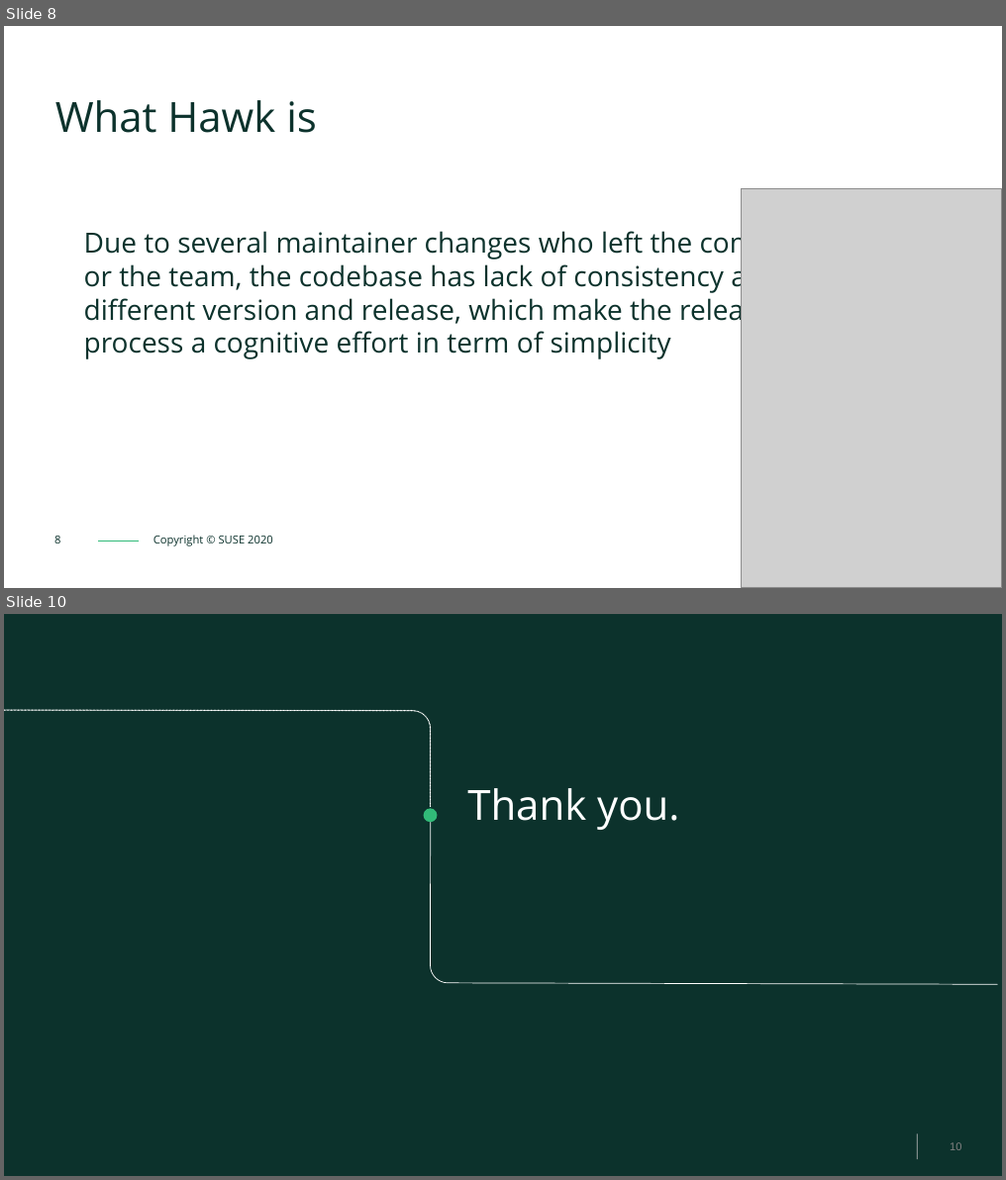
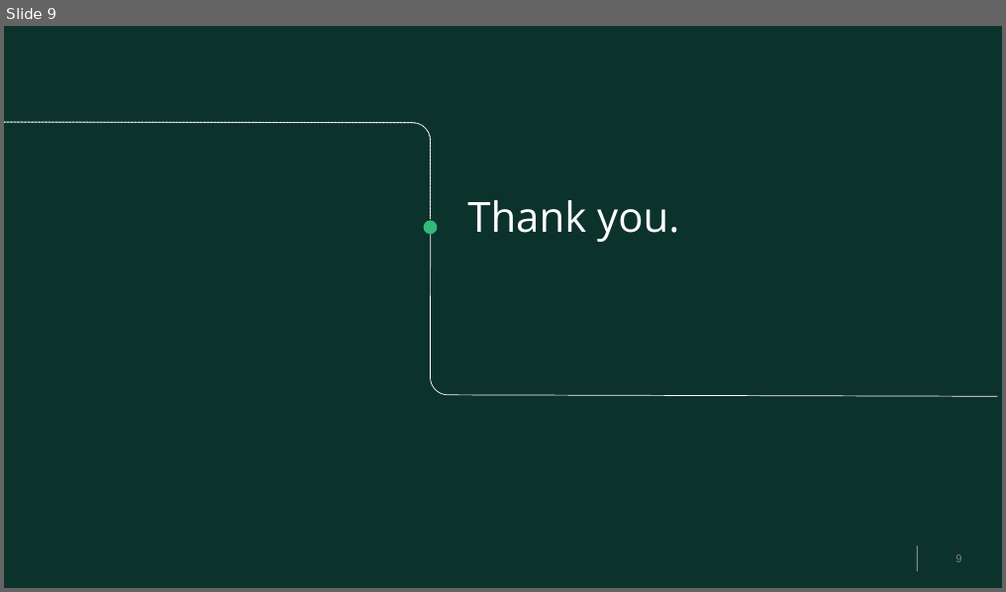
Before and after one commit to MalloZup/work-presentations, a slide deck: shap-presentations/hawk.odp. Shown one above the other, each under a label of ours: slides 8 and 10 before the commit, slide 9 after it; the slides between them are not shown. The pictures are 1006x1180 and 1006x592 pixels, drawn with LibreOffice and Linux fonts; fonts in the diff are those of the drawing; grey boxes stand for pictures; background and template pictures are left out. Boxes give left, top, right and bottom in pixels: in the first picture for what was removed or moved away, otherwise in the second. Text is boxed around its words. In the diff, an @@ line names an element or a change of style, - is before the commit and + after.

```diff
--- a/shap-presentations/hawk.odp
+++ b/shap-presentations/hawk.odp
@@ slide 8 removed at box(4, 26, 1002, 588), background #FFFFFF @@
@@ title removed at box(55, 100, 317, 133) @@
-What Hawk is
@@ picture removed at box(741, 188, 1002, 588) @@
@@ title removed at box(84, 227, 821, 360) @@
-Due to several maintainer changes who left the company or the team, the codebase has lack of consistency among different version and release, which make the release process a cognitive effort in term of simplicity
@@ page number removed at box(54, 536, 60, 544) @@
-8
@@ line removed from (99, 541) to (138, 541) @@
@@ text removed at box(153, 535, 273, 547) @@
-Copyright © SUSE 2020
@@ what was slide 10 is now slide 9 @@
@@ page number at box(955, 555, 961, 563): text changed @@
-10
+9
```
Also in this commit, not shown: 4 slides changed, 2 slides added, 2 other slides removed, 3 other files.
